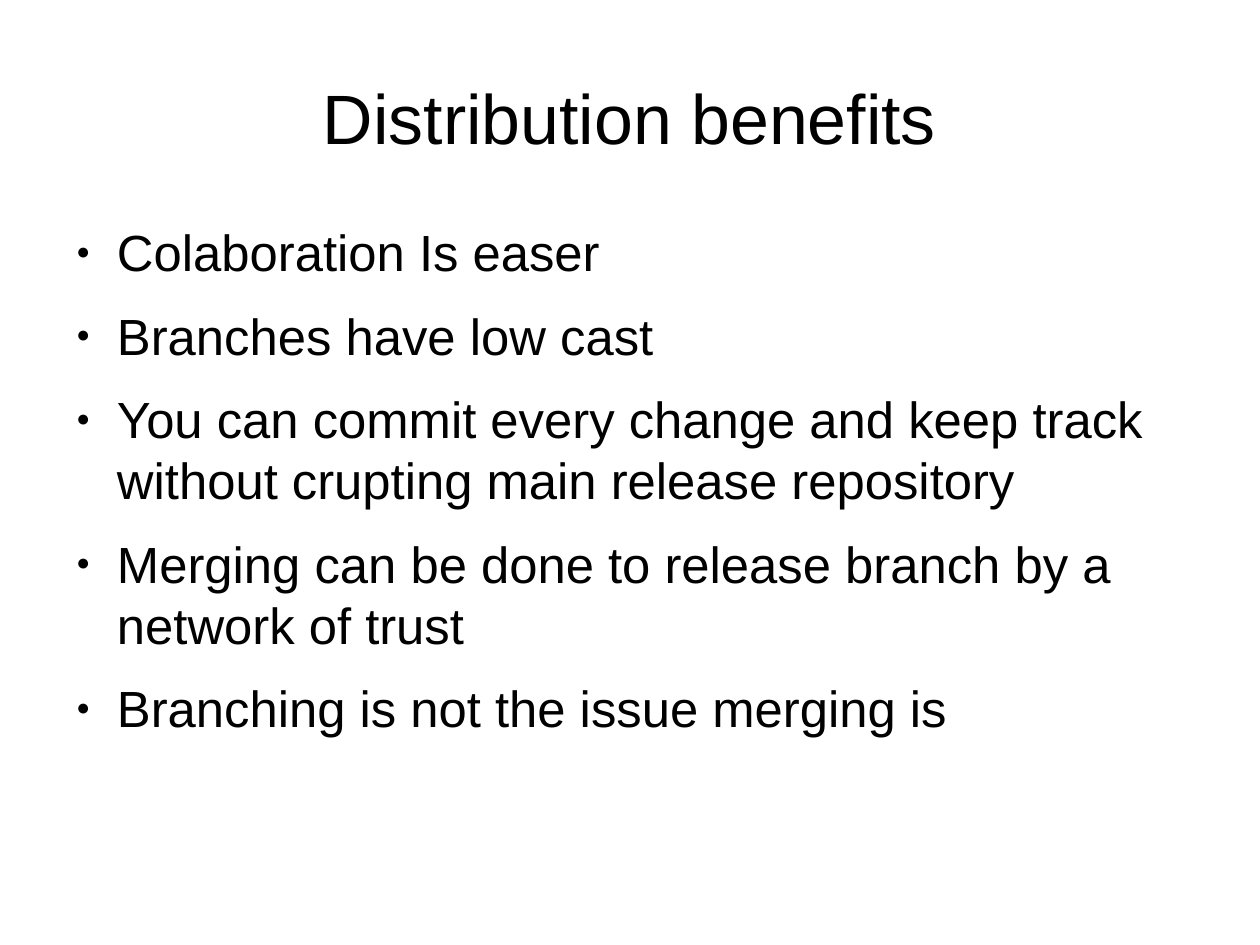
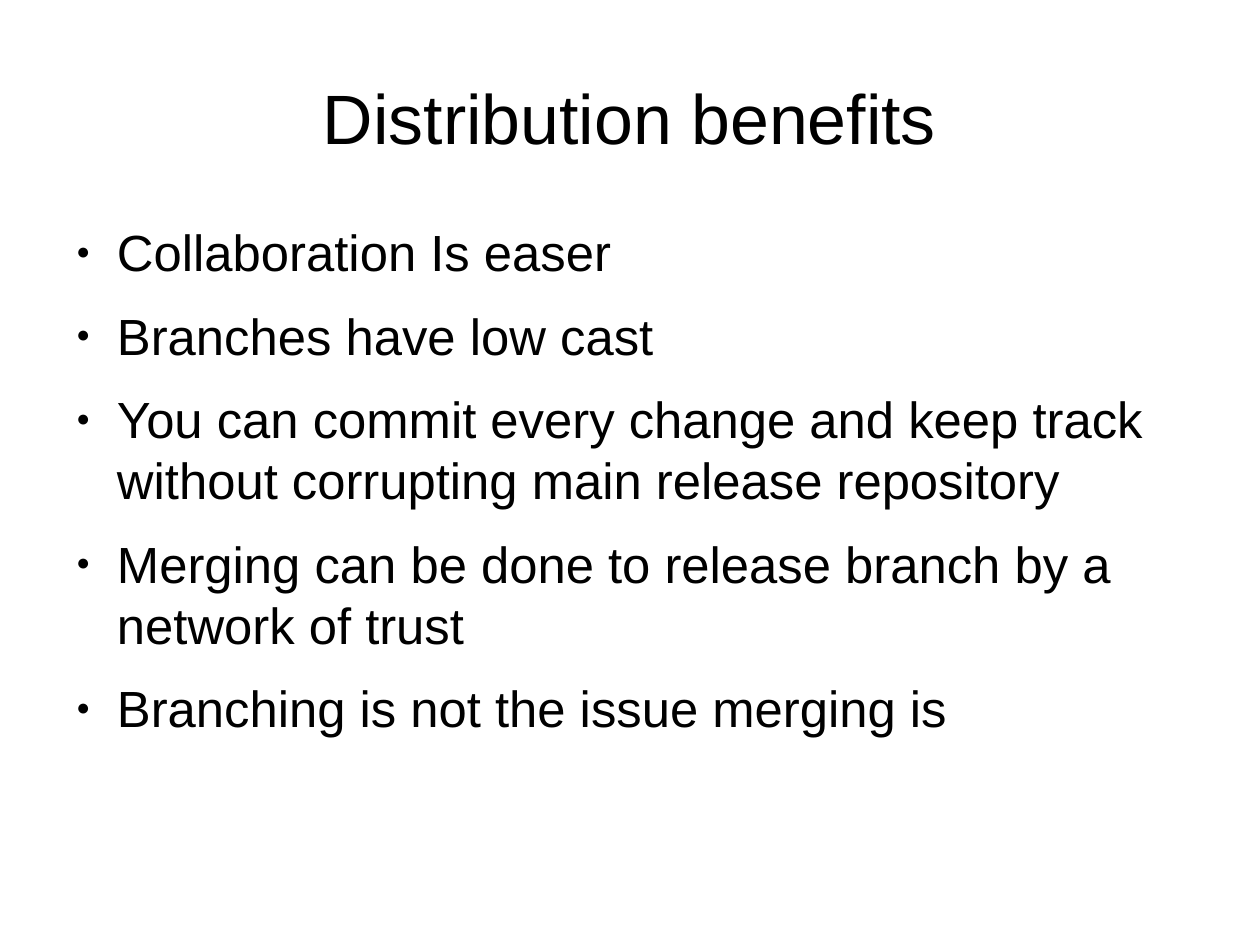
Before and after one commit to aminhjz-old/learngitthehardway, a slide deck: slide 20 of learngitthehardway.odp (slide 21 before the commit). Drawn at 1260x945 pixels with LibreOffice and Linux fonts; fonts in the diff are those of the drawing. Boxes give left, top, right and bottom in pixels: in the first picture for what was removed or moved away, otherwise in the second. Text is boxed around its words. In the diff, an @@ line names an element or a change of style, - is before the commit and + after.

```diff
--- a/learngitthehardway.odp
+++ b/learngitthehardway.odp
@@ text at (x1=117, y1=234, x2=611, y2=272): text changed @@
-● Colaboration Is easer
+● Collaboration Is easer
@@ text at (x1=117, y1=401, x2=1143, y2=510): text changed @@
-● You can commit every change and keep track without crupting main release repository
+● You can commit every change and keep track without corrupting main release repository
```
Also in this commit, not shown: 5 other slides changed, 7 slides added, 2 slides removed, 4 other files.
